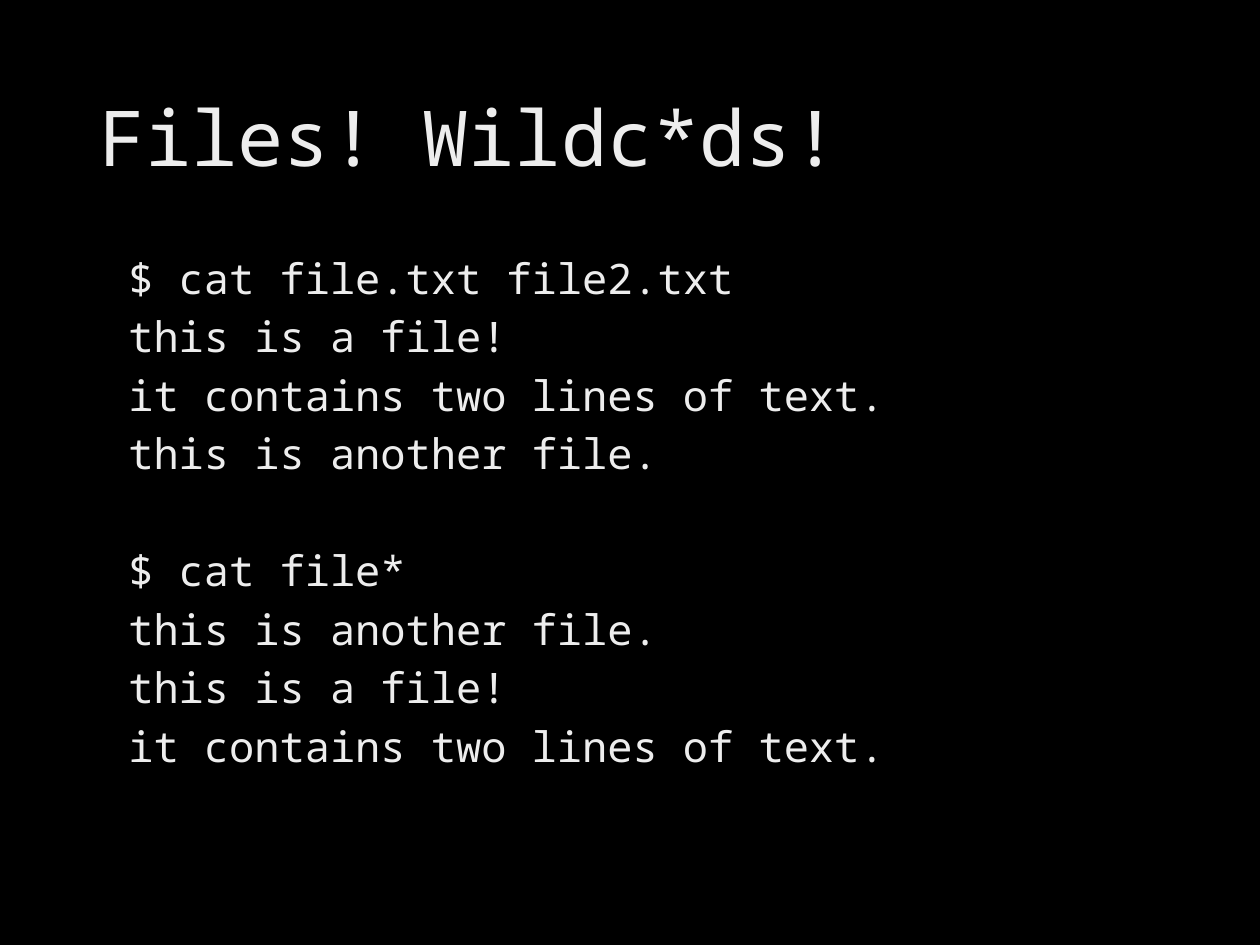
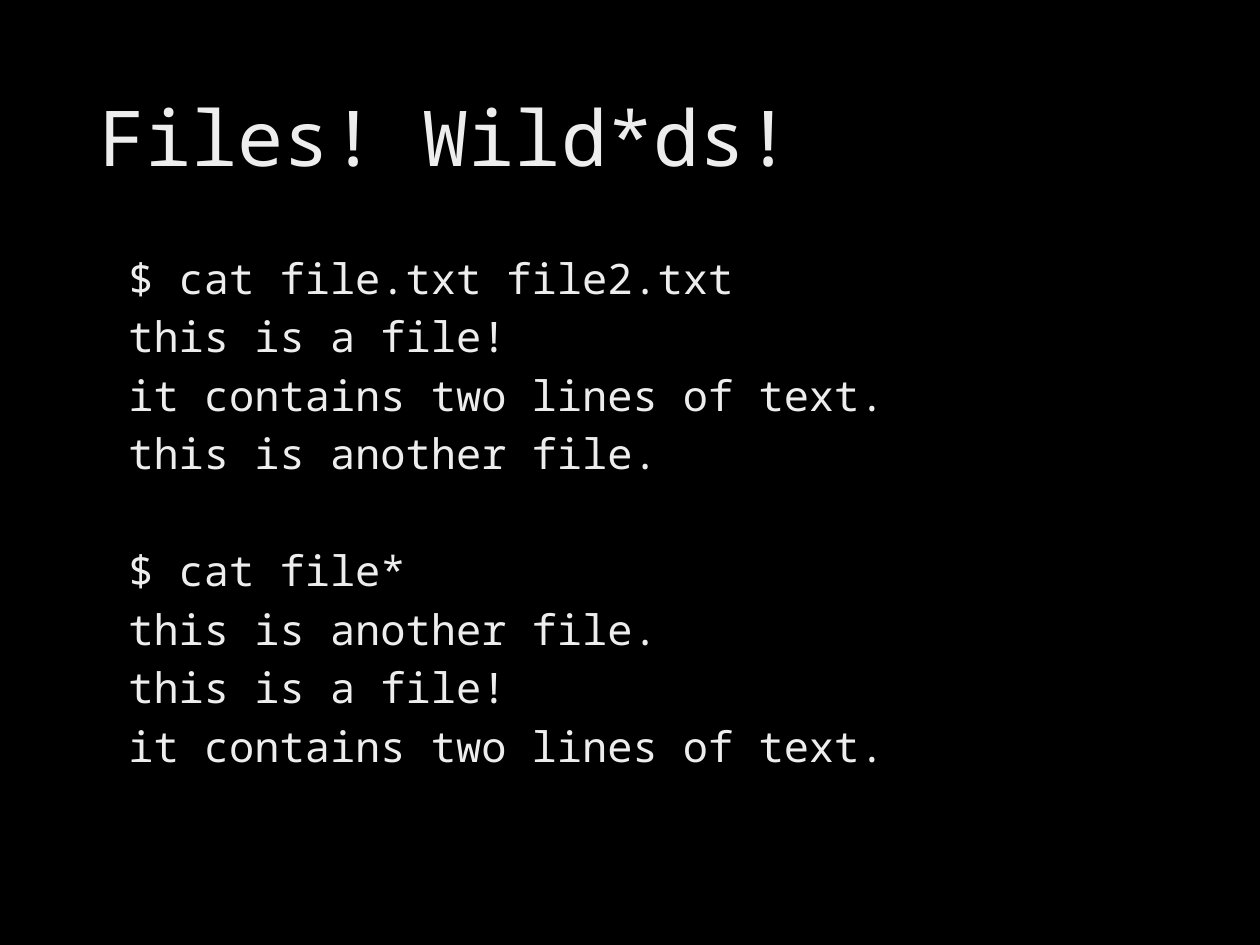
Before and after one commit to brevans/MPS_Workshop, a slide deck: slide 28 of presentations/Modern Computing.pptx (slide 26 before the commit). Drawn at 1260x945 pixels with LibreOffice and Linux fonts; fonts in the diff are those of the drawing; background and template pictures are left out. Boxes give left, top, right and bottom in pixels: in the first picture for what was removed or moved away, otherwise in the second. Text is boxed around its words. In the diff, an @@ line names an element or a change of style, - is before the commit and + after.

```diff
--- a/presentations/Modern Computing.pptx
+++ b/presentations/Modern Computing.pptx
@@ title at [99, 107, 793, 167]: text changed @@
-Files! Wildc*ds!
+Files! Wild*ds!
```
Also in this commit, not shown: 1 other slide changed, 2 slides added, 2 other files.
